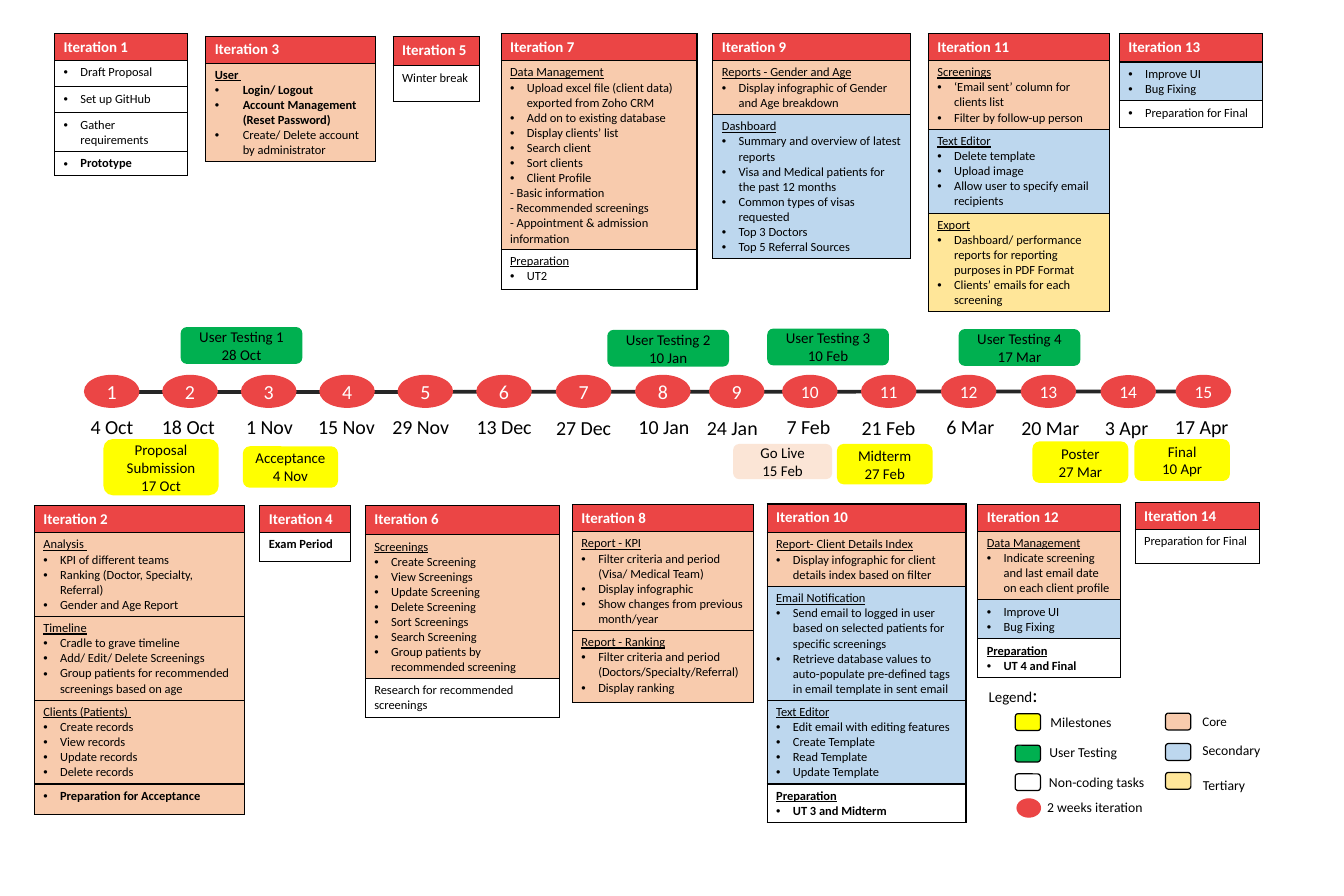
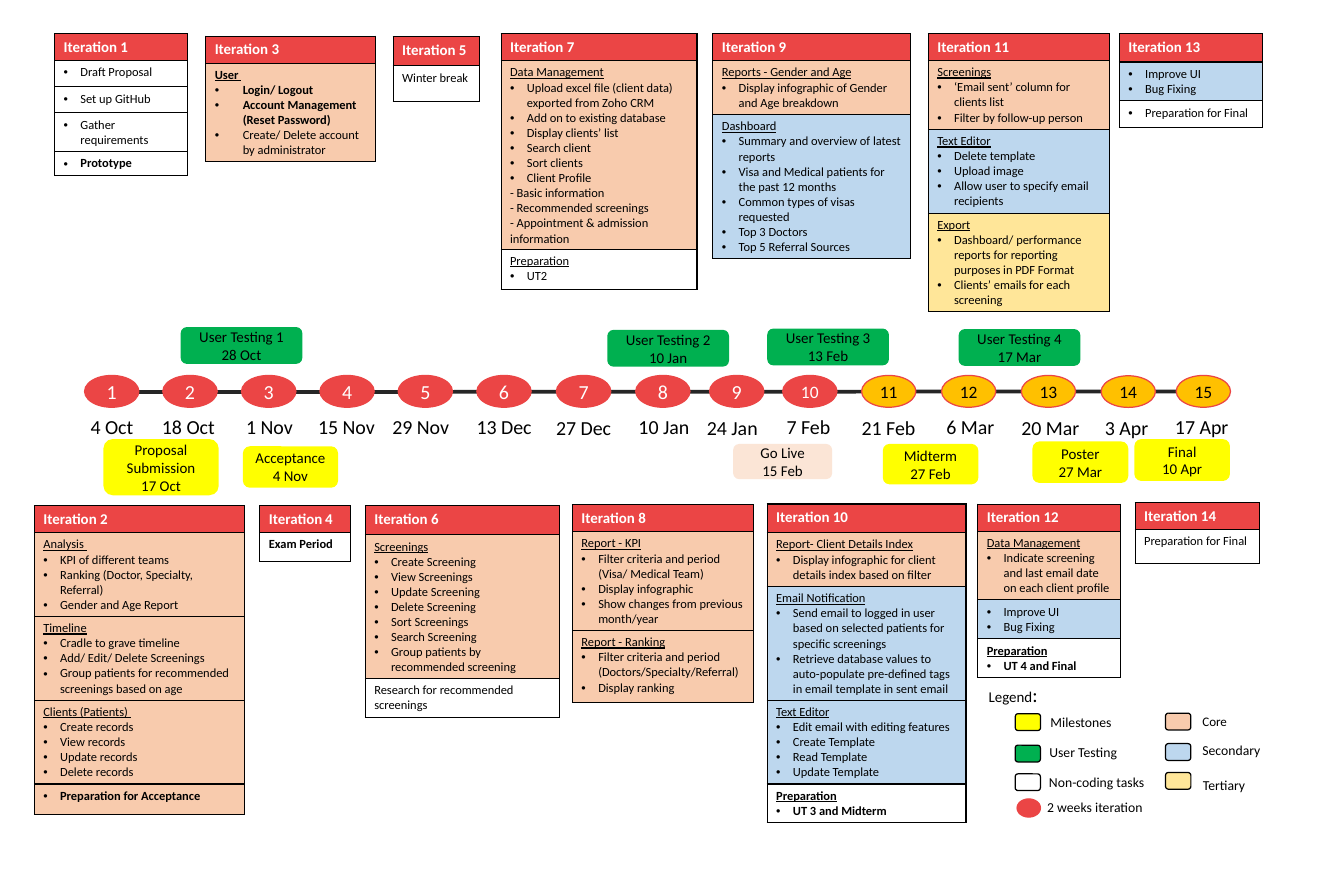
Before and after one commit to seankwok/Ulink, a slide deck: slide 1 of Documentation/Wiki Documents/4. PROJECT MANAGEMENT/Timeline/Timeline iterations edit.pptx. Drawn at 1344x896 pixels with LibreOffice and Linux fonts; fonts in the diff are those of the drawing. Boxes give left, top, right and bottom in pixels: in the first picture for what was removed or moved away, otherwise in the second. Text is boxed around its words. In the diff, an @@ line names an element or a change of style, - is before the commit and + after.

```diff
--- a/Documentation/Wiki Documents/4. PROJECT MANAGEMENT/Timeline/Timeline iterations edit.pptx
+++ b/Documentation/Wiki Documents/4. PROJECT MANAGEMENT/Timeline/Timeline iterations edit.pptx
@@ text in rounded rectangle at [808, 350, 848, 366]: text changed @@
-10 Feb
+13 Feb
@@ text colour #FFFFFF to #000000; fill #EB4545 to #FFC000 in 5 elements at [862, 375, 917, 408], [1101, 375, 1156, 407], [942, 375, 996, 408], [1021, 375, 1076, 408], [1176, 375, 1231, 408] @@
@@ rounded rectangle "Midterm": place and size @@
-rounded rectangle "Midterm" at [837, 444, 933, 484]
+rounded rectangle "Midterm" at [883, 444, 978, 484]
```
Also in this commit, not shown: 1 slide added, 4 other files.
